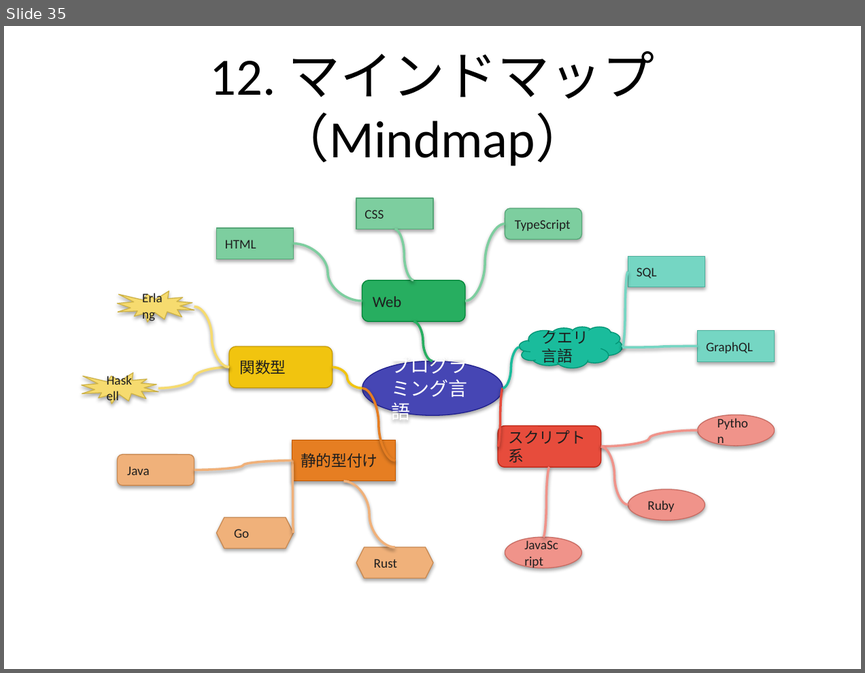
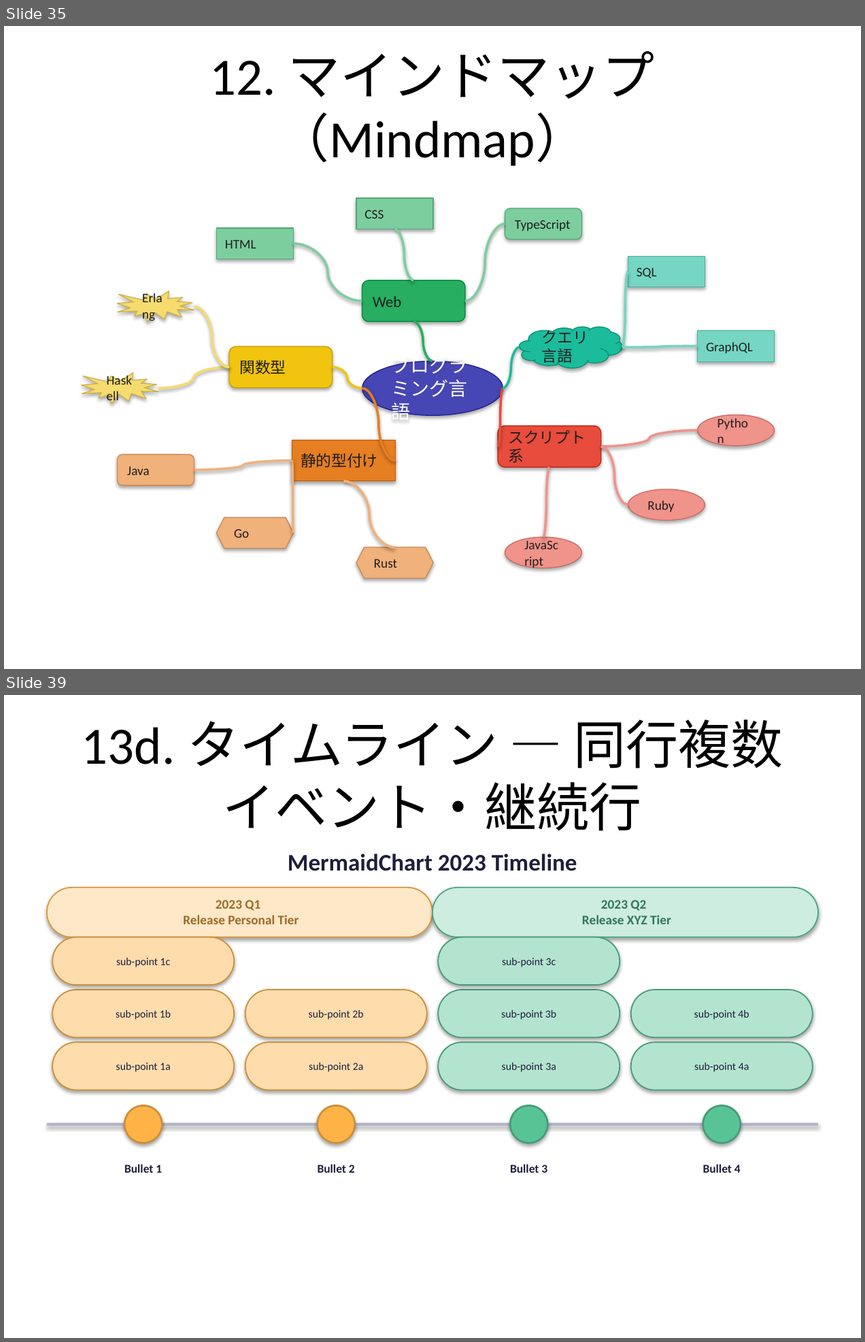
Before and after one commit to notfolder/qmd_to_pptx, a slide deck: demo_full.pptx. Shown one above the other, each under a label of ours: slide 35 before the commit, slides 35 and 39 after it; the slides between them are not shown. The pictures are 865x673 and 865x1342 pixels, drawn with LibreOffice and Linux fonts; fonts in the diff are those of the drawing. Boxes give left, top, right and bottom in pixels: in the first picture for what was removed or moved away, otherwise in the second. Text is boxed around its words. In the diff, an @@ line names an element or a change of style, - is before the commit and + after.

```diff
--- a/demo_full.pptx
+++ b/demo_full.pptx
@@ slide 39 added at <box>4,695,861,1338</box>, background #FFFFFF @@
@@ title added at <box>82,719,783,831</box>, 44 pt, text #000000 @@
+13d. タイムライン — 同行複数イベント・継続行
@@ text added at <box>288,853,577,871</box>, 20 pt, text #1E1E3C, bold @@
+MermaidChart 2023 Timeline
@@ rounded rectangle added at <box>47,887,432,936</box>, fill #FFE8C7, outline #D8983C 1 pt, 11 pt, text #996B2A, bold @@
+2023 Q1
+Release Personal Tier
@@ rounded rectangle added at <box>432,887,818,936</box>, fill #CCEDDF, outline #4AA67F 1 pt, 11 pt, text #34755A, bold @@
+2023 Q2
+Release XYZ Tier
@@ rounded rectangle added at <box>53,936,235,985</box>, fill #FFDCAC, outline #CC8F38 1 pt, 9 pt, text #1E1E3C @@
+sub-point 1c
@@ rounded rectangle added at <box>439,936,620,985</box>, fill #B3E4CF, outline #469C78 1 pt, 9 pt, text #1E1E3C @@
+sub-point 3c
@@ rounded rectangle added at <box>53,989,235,1038</box>, fill #FFDCAC, outline #CC8F38 1 pt, 9 pt, text #1E1E3C @@
+sub-point 1b
@@ rounded rectangle added at <box>245,989,427,1038</box>, fill #FFDCAC, outline #CC8F38 1 pt, 9 pt, text #1E1E3C @@
+sub-point 2b
@@ rounded rectangle added at <box>439,989,620,1038</box>, fill #B3E4CF, outline #469C78 1 pt, 9 pt, text #1E1E3C @@
+sub-point 3b
@@ rounded rectangle added at <box>631,989,813,1038</box>, fill #B3E4CF, outline #469C78 1 pt, 9 pt, text #1E1E3C @@
+sub-point 4b
@@ rounded rectangle added at <box>53,1042,235,1090</box>, fill #FFDCAC, outline #CC8F38 1 pt, 9 pt, text #1E1E3C @@
+sub-point 1a
@@ rounded rectangle added at <box>245,1042,427,1090</box>, fill #FFDCAC, outline #CC8F38 1 pt, 9 pt, text #1E1E3C @@
+sub-point 2a
@@ rounded rectangle added at <box>439,1042,620,1090</box>, fill #B3E4CF, outline #469C78 1 pt, 9 pt, text #1E1E3C @@
+sub-point 3a
@@ rounded rectangle added at <box>631,1042,813,1090</box>, fill #B3E4CF, outline #469C78 1 pt, 9 pt, text #1E1E3C @@
+sub-point 4a
@@ rectangle added at <box>47,1123,818,1125</box>, fill #B4B4C8 @@
@@ ellipse added at <box>125,1106,162,1143</box>, fill #FFB347, outline #CC8F38 1.5 pt @@
@@ ellipse added at <box>317,1106,356,1143</box>, fill #FFB347, outline #CC8F38 1.5 pt @@
@@ ellipse added at <box>511,1106,548,1143</box>, fill #58C496, outline #469C78 1.5 pt @@
@@ ellipse added at <box>703,1106,741,1143</box>, fill #58C496, outline #469C78 1.5 pt @@
@@ text added at <box>124,1164,162,1172</box>, 10 pt, text #1E1E3C, bold @@
+Bullet 1
@@ text added at <box>317,1164,355,1172</box>, 10 pt, text #1E1E3C, bold @@
+Bullet 2
@@ text added at <box>510,1164,547,1172</box>, 10 pt, text #1E1E3C, bold @@
+Bullet 3
@@ text added at <box>703,1164,740,1172</box>, 10 pt, text #1E1E3C, bold @@
+Bullet 4
```
Also in this commit, not shown: 2 slides changed, 5 other slides added, 9 slides removed, 7 other files.
